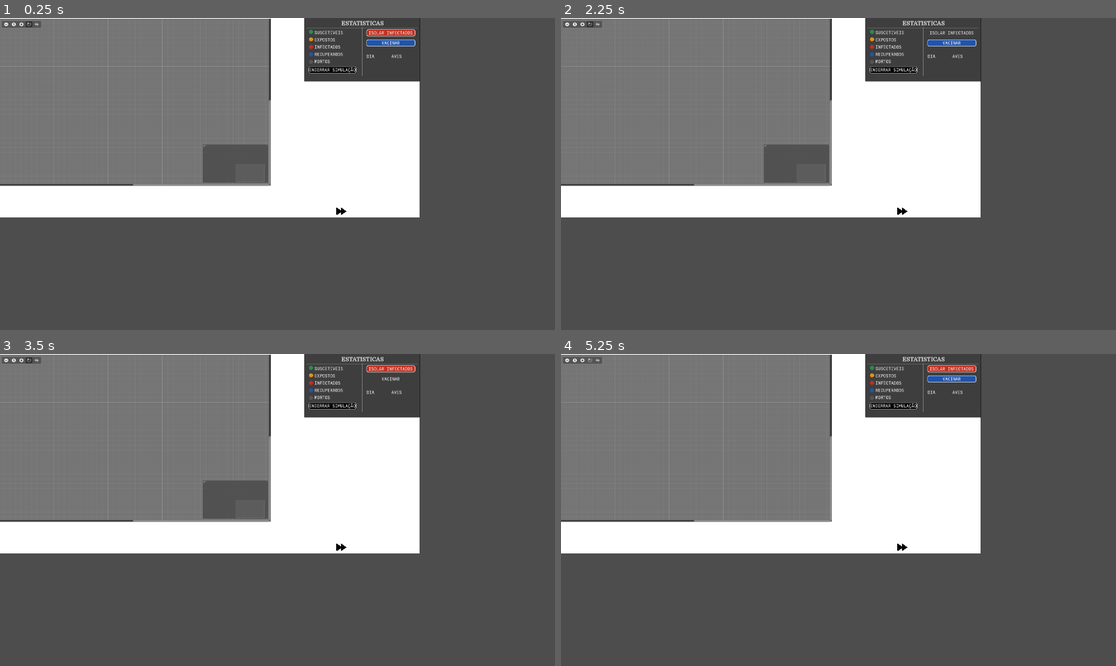
Above: before the commit, frames 1-4 (two rows, left to right).
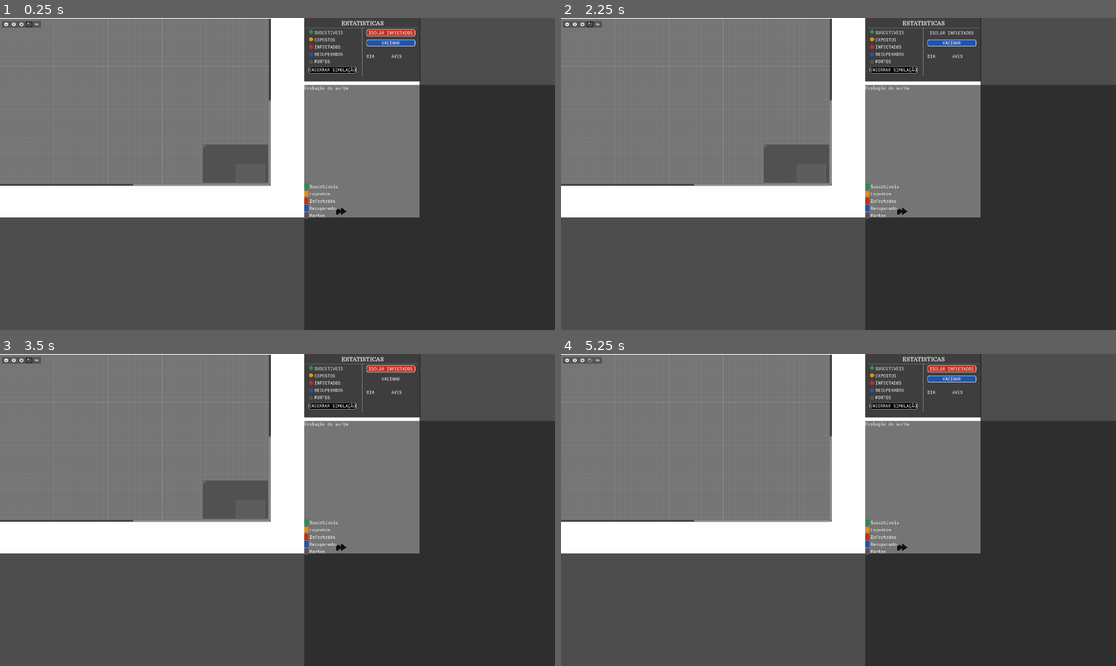
Above: after the commit, the same moments.

Repository: LeonardoMonteblanc/sir_simulator
Game: Godot game, scene res://scenes/mainSimulation.tscn
Two runs of this game, one before a commit and one after it. Both use one fixed random seed, a clock stepped at 60 frames per second and the inputs below. This scene is started directly instead of the project's main scene.
Inputs (mouse positions are in pixels of both pictures, inside the frame that each line leads up to):
- Up to frame 1 (0.25 s): no input
- Up to frame 2 (2.25 s): click (899, 211) at 0.5 s; click "ENCERRAR SIMULAÇÃO" at 1.25 s; click "ISOLAR INFECTADOS" at 2 s
- Up to frame 3 (3.5 s): click "VACINAR" at 2.75 s
- Up to frame 4 (5.25 s): click (566, 360) at 3.5 s; click (583, 360) at 4.25 s; click (588, 360) at 5 s

The runs differ from the first frame. In frame 1, 35% of the frame differs, in the area x 54-100%, y 21-100%; in frame 2, 35%; in frame 3, 35%; in frame 4, 35%.
Error in both runs: Invalid access to property or key 'params' on a base object of type 'Nil'. (res://scripts/simulation_view.gd:27)

Commit message:
fix(main_simulation): corrige caminho de node, sincroniza params, ativa metrics_view, is_instance_valid + has_signal/has_method guards

Diff:
--- a/scenes/mainSimulation.tscn
+++ b/scenes/mainSimulation.tscn
@@ -3,6 +3,7 @@
 [ext_resource type="Script" uid="uid://bhq76c8334s48" path="res://scripts/main_simulation.gd" id="1_k6cwb"]
 [ext_resource type="PackedScene" uid="uid://b8pec1ggx470v" path="res://scenes/simulationView.tscn" id="1_ra0bp"]
 [ext_resource type="PackedScene" uid="uid://c2321r7gwdtu7" path="res://scenes/hud.tscn" id="2_ikh8g"]
+[ext_resource type="PackedScene" uid="uid://cay1l4aolfjqw" path="res://scenes/metricsView.tscn" id="3_metrics"]
 
 [node name="MainSimulation" type="Control" unique_id=1919198253]
 layout_mode = 3
@@ -43,3 +44,10 @@
 grow_horizontal = 1
 grow_vertical = 1
 scale = Vector2(0.94128734, 0.8268204)
+
+[node name="MetricsView" parent="ColorRect" unique_id=2107089111 instance=ExtResource("3_metrics")]
+layout_mode = 1
+offset_left = 1052.0
+offset_top = 232.0
+offset_right = 1454.0
+offset_bottom = 480.0
--- a/scripts/main_simulation.gd
+++ b/scripts/main_simulation.gd
@@ -1,39 +1,55 @@
 # res://scripts/main_simulation.gd
 extends Control
 
+# Controlador raiz: media entre modelo, view e HUD.
+# Conforme docs/ARCHITECTURE.md: nao modifica logica do core, apenas orquestra.
+
 @onready var view_simulacao = $ColorRect/SimulationView/SimulationView
 @onready var hud_interface = $ColorRect/HUD
-@onready var view_metricas = $ColorRect/HUD/GridMetricas/GridContainer2/HBoxContainer/b
+@onready var view_metricas: Panel = $ColorRect/MetricsView
 var parametros_globais: Dictionary = {}
 
-func _input(event):
+func _input(event: InputEvent) -> void:
 	if event.is_action_pressed("ui_cancel"):
 		get_tree().quit()
 
 func _ready() -> void:
-	if parametros_globais.size() <=1:
-		parametros_globais = SimConfig.params
+	# sempre sincroniza com SimConfig no inicio (singleton autoload)
+	parametros_globais = SimConfig.params
 
-	view_simulacao.passo_concluido.connect(_distribuir_dados)
-	#view_simulacao.surto_encerrado.connect(_exibir_relatorio_final)
-	#hud_interface.solicitar_intervencao.connect(_processar_intervencao)
-	#hud_interface.encerrar_simulacao_solicitado.connect(_exibir_relatorio_final)
+	# conexoes - usar is_instance_valid para seguranca
+	if is_instance_valid(view_simulacao):
+		if view_simulacao.has_signal("passo_concluido"):
+			view_simulacao.passo_concluido.connect(_distribuir_dados)
+		if view_simulacao.has_signal("surto_encerrado"):
+			view_simulacao.surto_encerrado.connect(_exibir_relatorio_final)
+	if is_instance_valid(hud_interface) and hud_interface.has_signal("solicitar_intervencao"):
+		hud_interface.solicitar_intervencao.connect(_processar_intervencao)
+	if is_instance_valid(hud_interface) and hud_interface.has_signal("encerrar_simulacao_solicitado"):
+		hud_interface.encerrar_simulacao_solicitado.connect(_exibir_relatorio_final)
 
 func _distribuir_dados(dados: Dictionary) -> void:
-	hud_interface.atualizar_interface(dados)
-	var total_aves = view_simulacao.modelo_epidemiologico.agentes.size()
-	var contagens = {
-		"S": dados.get("suscetiveis", 0),
-		"E": dados.get("expostos", 0),
-		"I": dados.get("infectados", 0),
-		"R": dados.get("recuperados", 0),
-		"D": dados.get("mortos", 0)
-	}
-	#view_metricas.adicionar_ponto_grafico(contagens, total_aves)
-
+	if is_instance_valid(hud_interface):
+		hud_interface.atualizar_interface(dados)
+	# alimenta o grafico de metricas, se a view existir
+	if is_instance_valid(view_metricas) and view_metricas.has_method("adicionar_ponto_grafico"):
+		if is_instance_valid(view_simulacao) and is_instance_valid(view_simulacao.modelo_epidemiologico):
+			var total_aves: int = view_simulacao.modelo_epidemiologico.agentes.size()
+			var contagens: Dictionary = {
+				"S": dados.get("suscetiveis", 0),
+				"E": dados.get("expostos", 0),
+				"I": dados.get("infectados", 0),
+				"R": dados.get("recuperados", 0),
+				"D": dados.get("mortos", 0)
+			}
+			view_metricas.adicionar_ponto_grafico(contagens, total_aves)
 
 func _processar_intervencao(tipo: String) -> void:
+	if not is_instance_valid(view_simulacao):
+		return
 	var modelo = view_simulacao.modelo_epidemiologico
+	if not is_instance_valid(modelo):
+		return
 
 	match tipo:
 		"vacinar":
@@ -44,11 +60,25 @@
 
 	view_simulacao.renderizar_estado_atual()
 
-func _exibir_relatorio_final():
+func _exibir_relatorio_final() -> void:
+	if not is_instance_valid(view_simulacao) or not is_instance_valid(view_simulacao.modelo_epidemiologico):
+		return
 	get_tree().paused = true
 
-	var summary = view_simulacao.modelo_epidemiologico.get_summary()
-	var relatorio = load("res://scenes/relatorio.tscn").instantiate()
+	var summary: Dictionary = view_simulacao.modelo_epidemiologico.get_summary()
+	var relatorio_scene: Resource = load("res://scenes/relatorio.tscn")
+	if relatorio_scene == null:
+		printerr("relatorio.tscn nao encontrada")
+		return
+	var relatorio: Node = relatorio_scene.instantiate()
 	add_child(relatorio)
-	#relatorio.popular(summary, view_metricas.historico)
-	view_simulacao.get_node("BtnPasso").disabled = true
+	# popular opcional: so chama se o metodo existir
+	if relatorio.has_method("popular"):
+		var historico: Dictionary = {}
+		if is_instance_valid(view_metricas) and "historico" in view_metricas:
+			historico = view_metricas.historico
+		relatorio.popular(summary, historico)
+
+	var btn_passo: Button = view_simulacao.get_node_or_null("BtnPasso")
+	if btn_passo != null:
+		btn_passo.disabled = true
